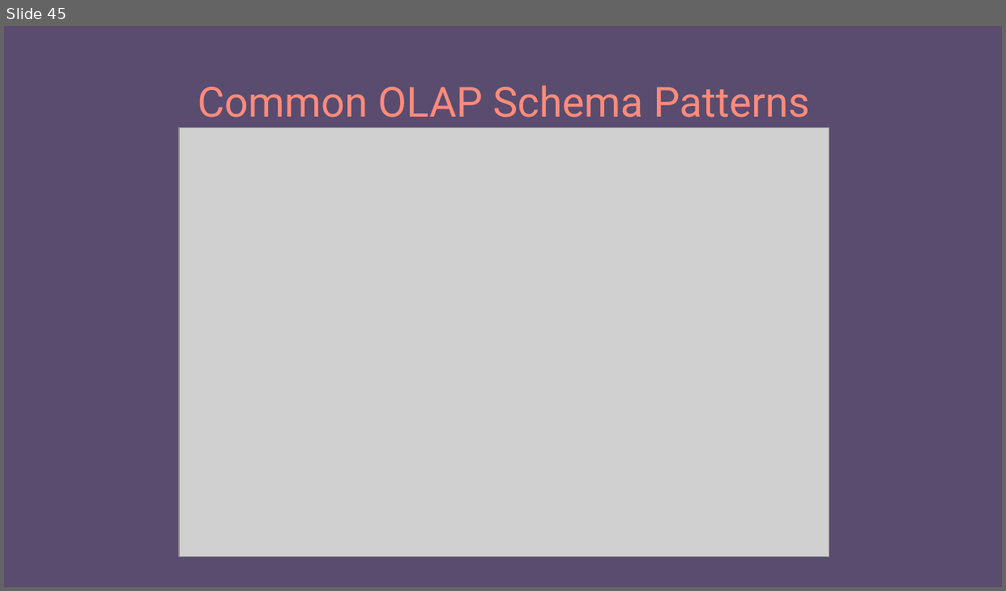
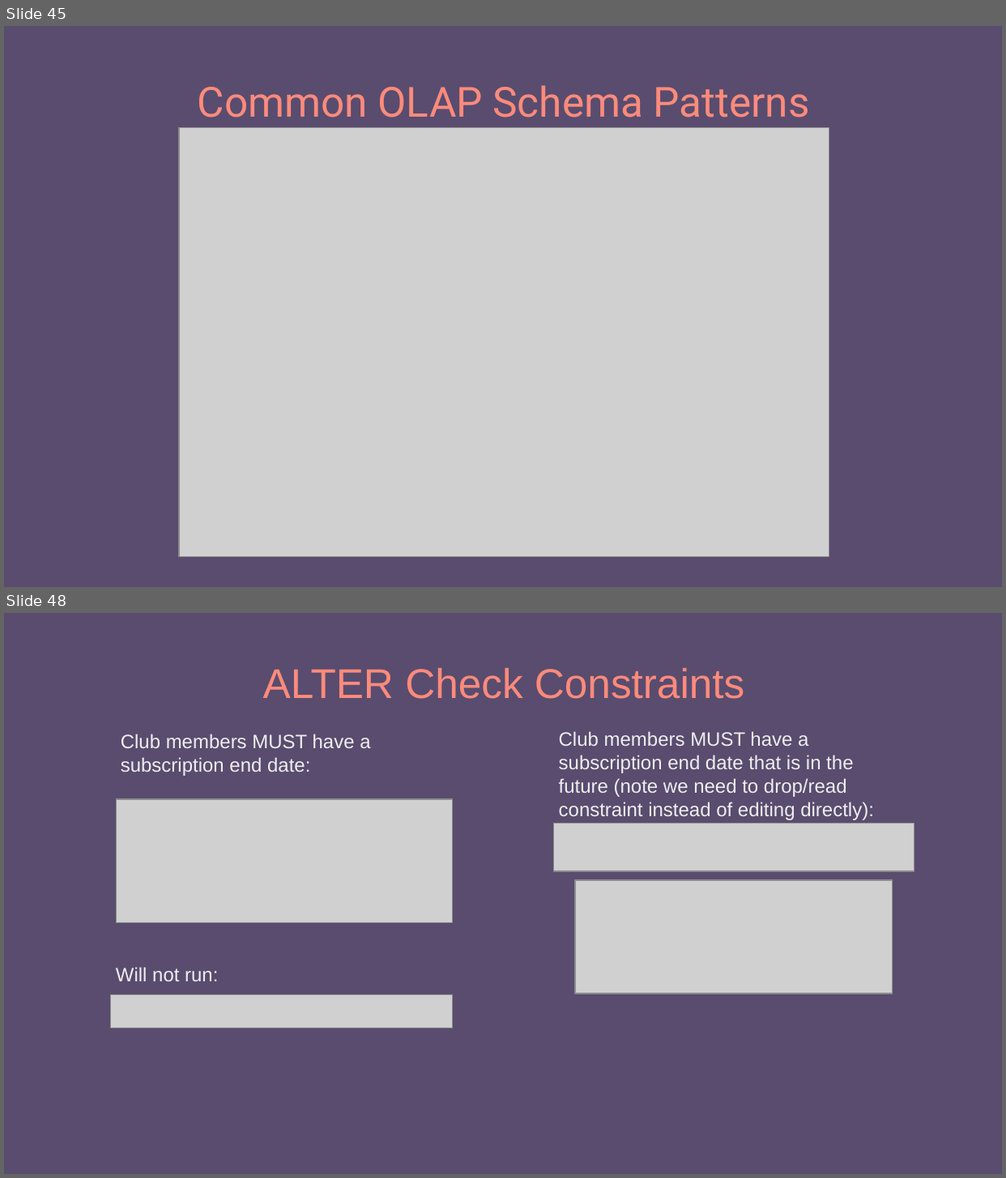
Before and after one commit to e-m-wilson/dotnet, a slide deck: Resources-Notes-Ppts/SQL/SQL_MSSQL.pptx. Shown one above the other, each under a label of ours: slide 45 before the commit, slides 45 and 48 after it; the slides between them are not shown. The pictures are 1006x591 and 1006x1178 pixels, drawn with LibreOffice and Linux fonts; fonts in the diff are those of the drawing; grey boxes stand for pictures. Boxes give left, top, right and bottom in pixels: in the first picture for what was removed or moved away, otherwise in the second. Text is boxed around its words. In the diff, an @@ line names an element or a change of style, - is before the commit and + after.

```diff
--- a/Resources-Notes-Ppts/SQL/SQL_MSSQL.pptx
+++ b/Resources-Notes-Ppts/SQL/SQL_MSSQL.pptx
@@ slide 48 added at (4,613,1002,1174), background #594C6F @@
@@ title added at (263,668,744,699), 30 pt, text #FF8B7B @@
+ALTER Check Constraints
@@ text added at (121,734,370,776), 14 pt, text #EEEEEE @@
+Club members MUST have a subscription end date:
@@ text added at (559,731,874,820), 14 pt, text #EEEEEE @@
+Club members MUST have a subscription end date that is in the future (note we need to drop/read constraint instead of editing directly):
@@ picture added at (117,799,453,923) @@
@@ picture added at (554,823,914,871) @@
@@ picture added at (575,880,892,995) @@
@@ text added at (116,967,218,982), 14 pt, text #EEEEEE @@
+Will not run:
@@ picture added at (111,995,452,1029) @@
```
Also in this commit, not shown: 4 slides changed, 16 other slides added, 3 slides removed.
